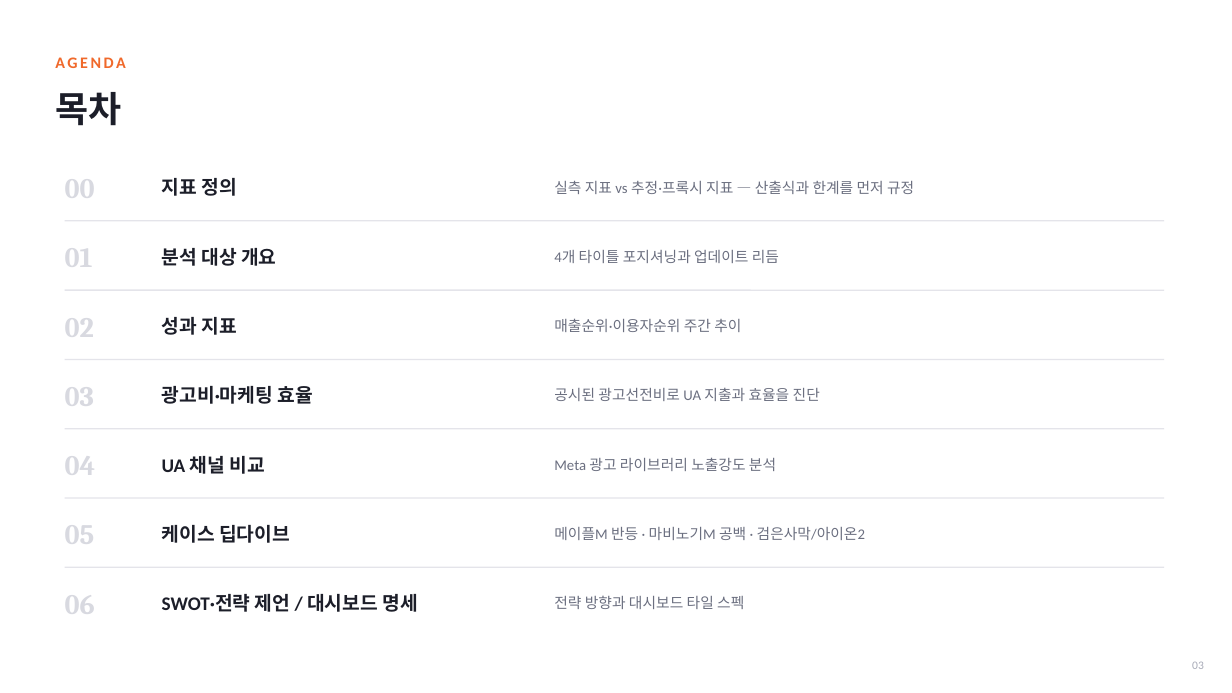
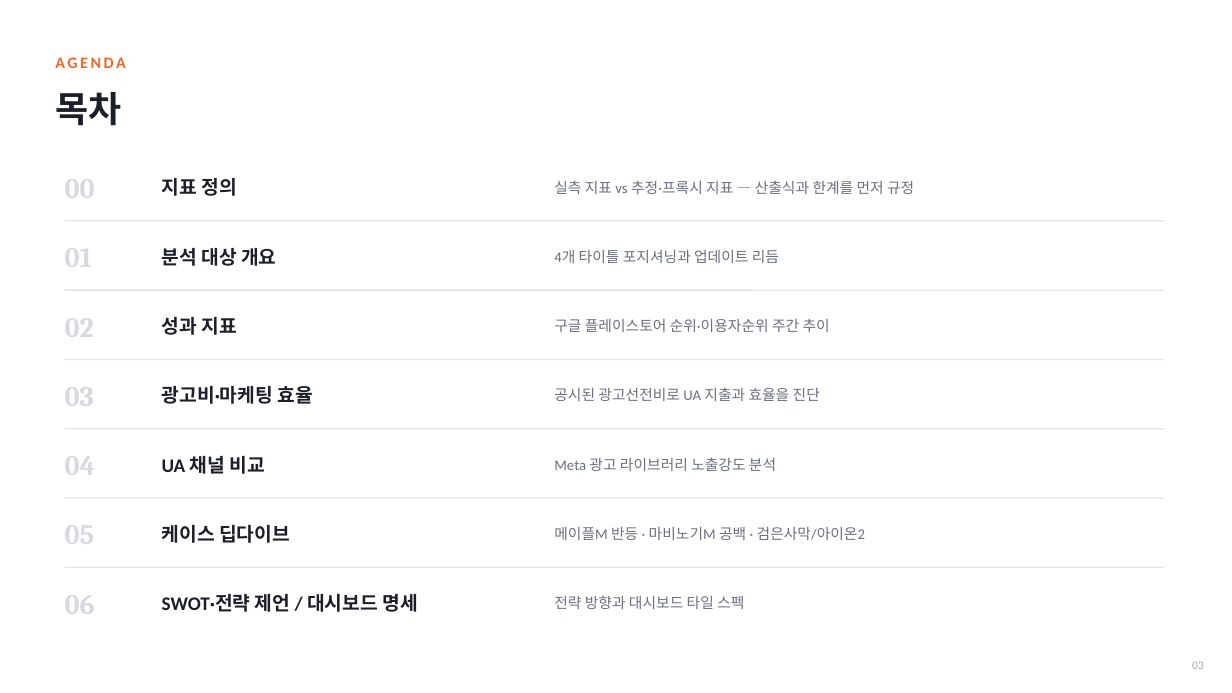
Before and after one commit to eunji9815/excel, a slide deck: slide 3 of output/메이플스토리M_UA마케팅효율_분석보고서.pptx. Drawn at 1232x693 pixels with LibreOffice and Linux fonts; fonts in the diff are those of the drawing. Boxes give left, top, right and bottom in pixels: in the first picture for what was removed or moved away, otherwise in the second. Text is boxed around its words. In the diff, an @@ line names an element or a change of style, - is before the commit and + after.

```diff
--- a/output/메이플스토리M_UA마케팅효율_분석보고서.pptx
+++ b/output/메이플스토리M_UA마케팅효율_분석보고서.pptx
@@ text at (x1=554, y1=319, x2=830, y2=332): text changed @@
-매출순위·이용자순위 주간 추이
+구글 플레이스토어 순위·이용자순위 주간 추이
```
Also in this commit, not shown: 10 other slides changed.
